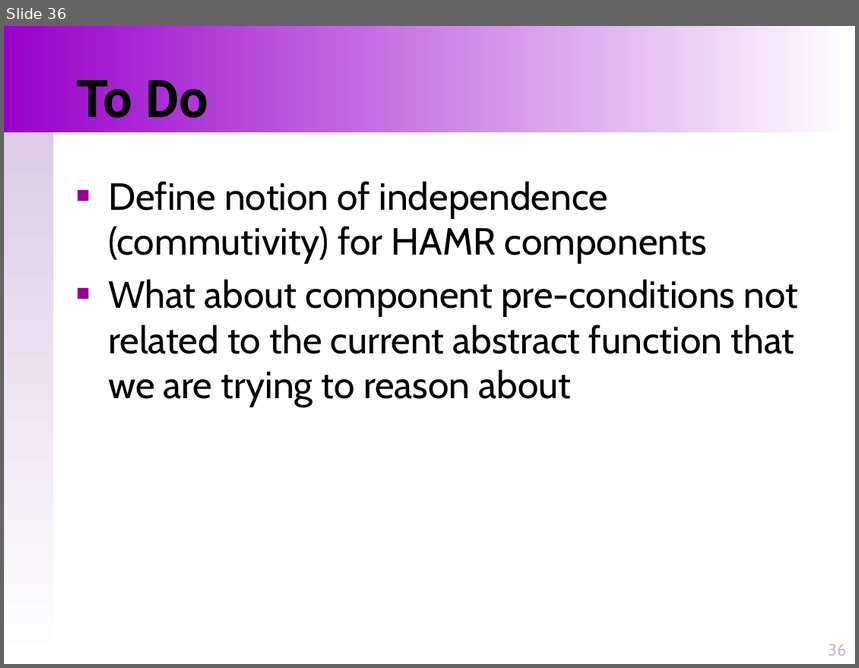
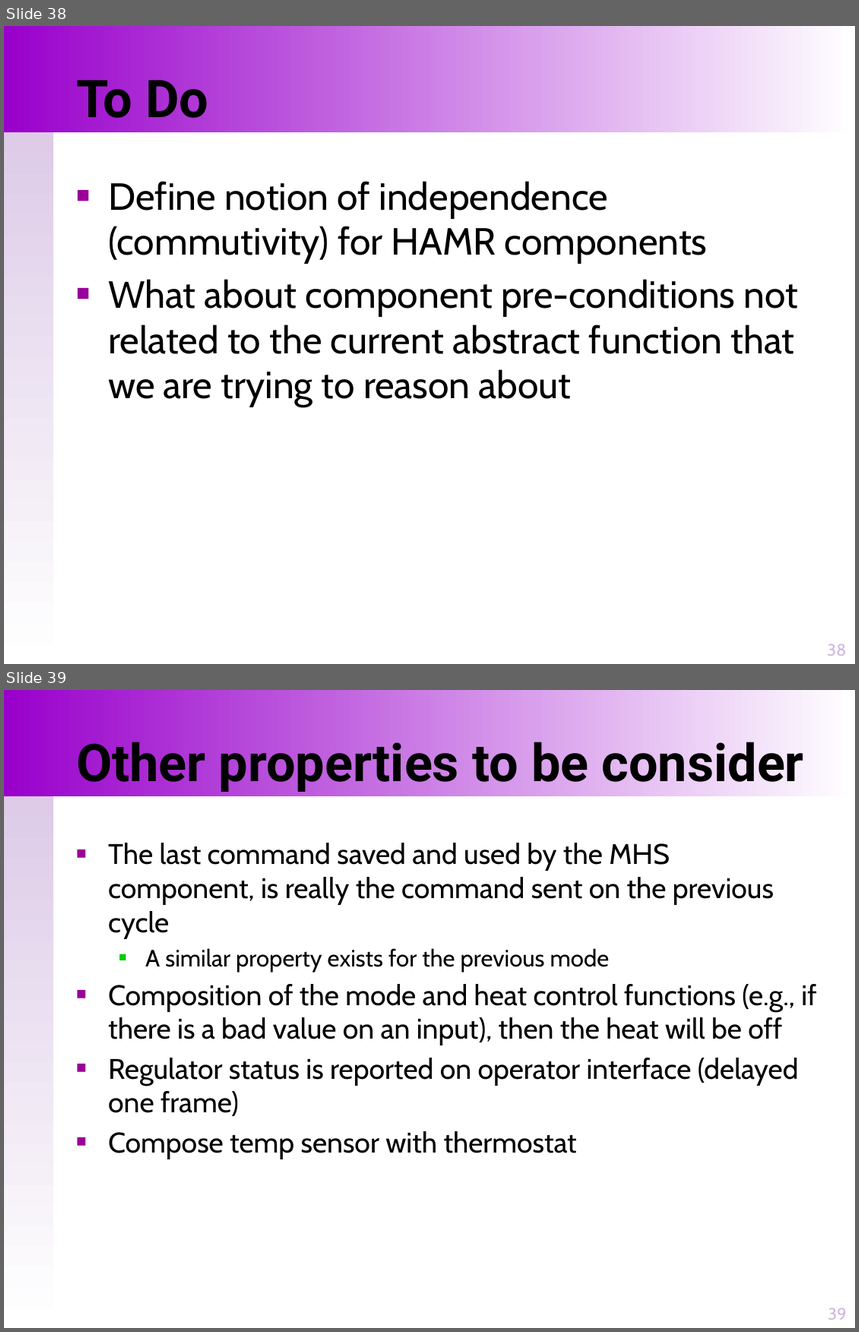
Before and after one commit to loonwerks/INSPECTA-models, a slide deck: GUMBO-compositional-reasoning/GUMBO-system-reasoning-principles.pptx. Shown one above the other, each under a label of ours: slide 36 before the commit, slides 38 and 39 after it. The pictures are 859x668 and 859x1332 pixels, drawn with LibreOffice and Linux fonts; fonts in the diff are those of the drawing. Boxes give left, top, right and bottom in pixels: in the first picture for what was removed or moved away, otherwise in the second. Text is boxed around its words. In the diff, an @@ line names an element or a change of style, - is before the commit and + after.

```diff
--- a/GUMBO-compositional-reasoning/GUMBO-system-reasoning-principles.pptx
+++ b/GUMBO-compositional-reasoning/GUMBO-system-reasoning-principles.pptx
@@ slide 39 added at [4,690,855,1328], background #FFFFFF; not listed: 2 template elements that a slide beside it also shows @@
@@ title added at [76,734,804,793], 44 pt, text #000000, bold @@
+Other properties to be consider
@@ text added at [108,843,816,1159], 24 pt, text #000000 @@
+■ The last command saved and used by the MHS component, is really the command sent on the previous cycle
+  ■ A similar property exists for the previous mode
+■ Composition of the mode and heat control functions (e.g., if there is a bad value on an input), then the heat will be off
+■ Regulator status is reported on operator interface (delayed one frame)
+■ Compose temp sensor with thermostat
@@ page number added at [828,1309,846,1320], 14 pt, text #D0B6DE @@
+39
@@ what was slide 36 is now slide 38 @@
@@ page number at [827,645,846,656]: text changed @@
-36
+38
```
Also in this commit, not shown: 3 other slides added, 3 other files.
